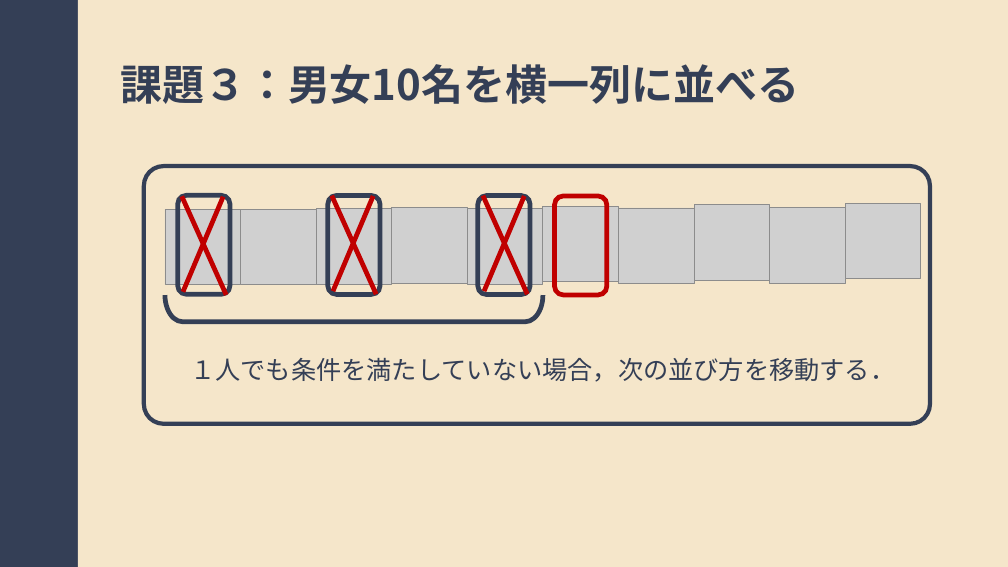
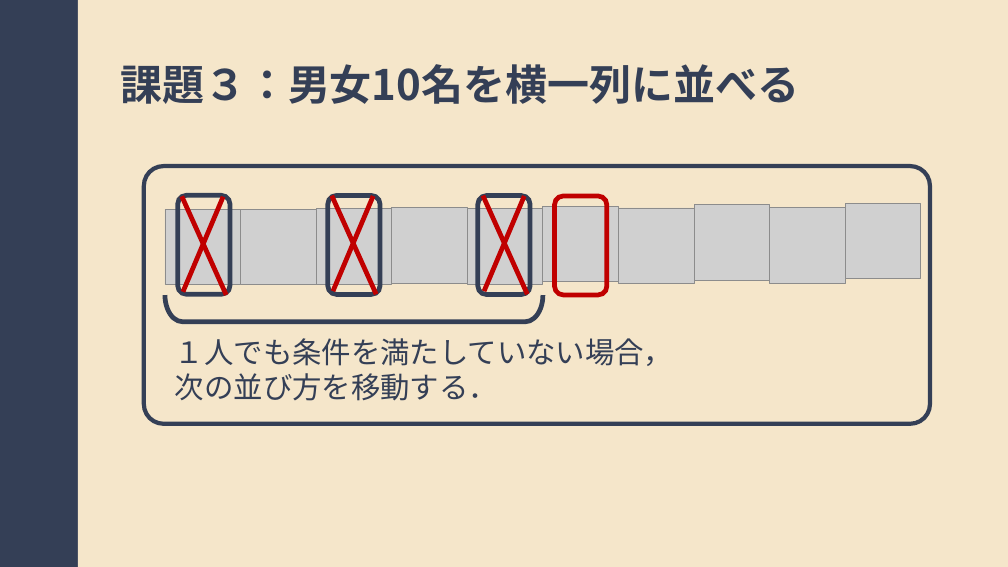
Before and after one commit to imamkhairi/jikkenII, a slide deck: slide 15 of random/presentation/presentation.pptx. Drawn at 1008x567 pixels with LibreOffice and Linux fonts; fonts in the diff are those of the drawing; grey boxes stand for pictures. Boxes give left, top, right and bottom in pixels: in the first picture for what was removed or moved away, otherwise in the second. Text is boxed around its words. In the diff, an @@ line names an element or a change of style, - is before the commit and + after.

```diff
--- a/random/presentation/presentation.pptx
+++ b/random/presentation/presentation.pptx
@@ text "１人でも条件を満たしていない場合，次の並び方を移動する．": place and size @@
-text "１人でも条件を満たしていない場合，次の並び方を移動する．" at (190, 357, 895, 382)
+text "１人でも条件を満たしていない場合，次の並び方を移動する．" at (175, 338, 673, 401)
@@ text "１人でも条件を満たしていない場合，次の並び方を移動する．" at (175, 338, 673, 401): size 24 to 28 pt @@
```
Also in this commit, not shown: 7 other slides changed, 13 slides added, 36 other files.
